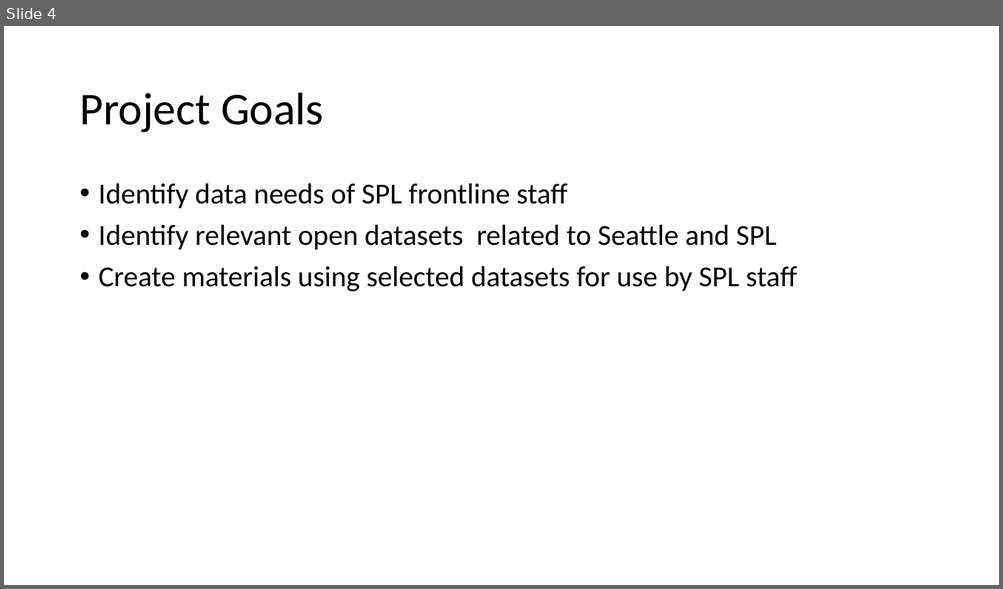
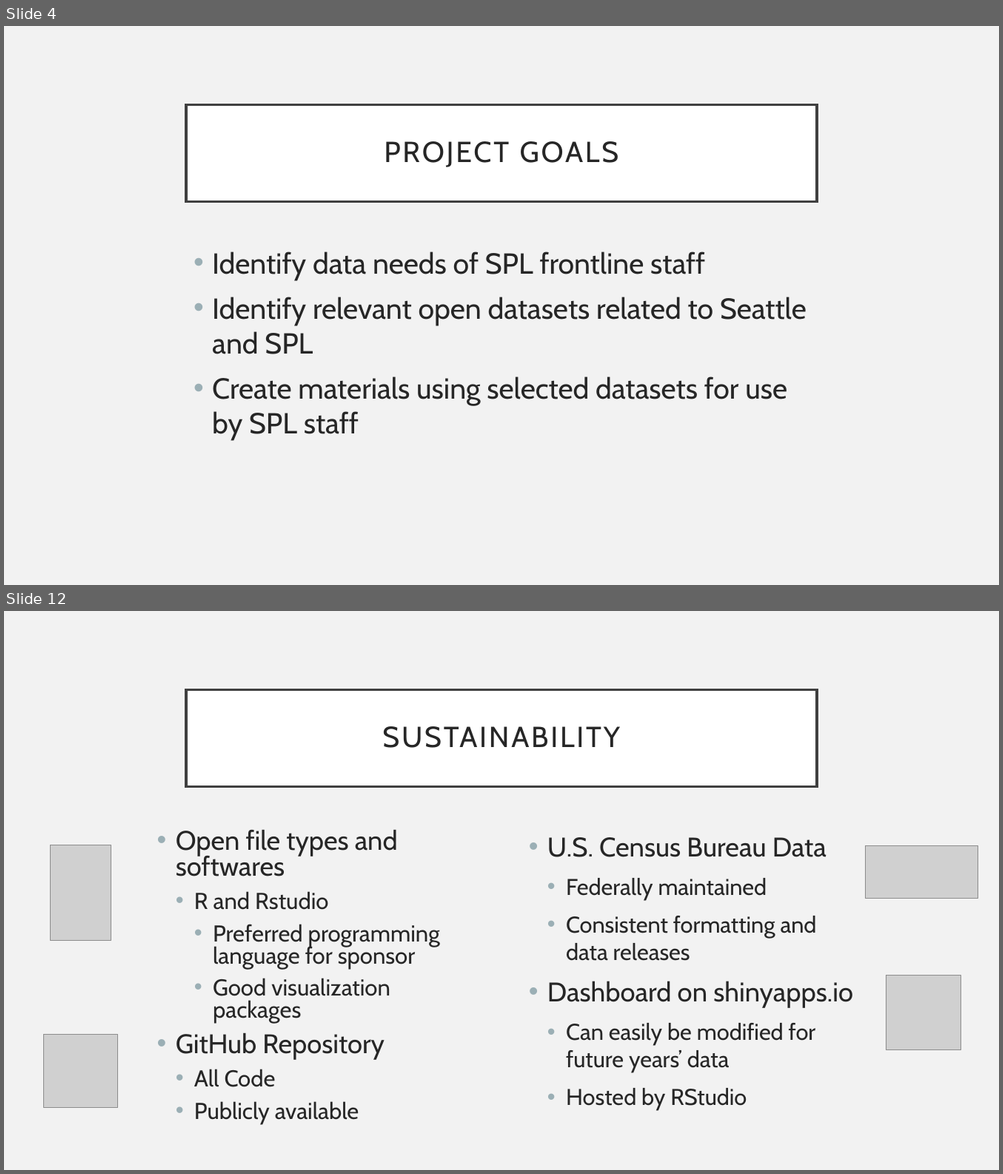
Before and after one commit to OpenDataLiteracy/SPL-KO, a slide deck: ODL_showcasepres.pptx. Shown one above the other, each under a label of ours: slide 4 before the commit, slides 4 and 12 after it; the slides between them are not shown. The pictures are 1003x589 and 1003x1174 pixels, drawn with LibreOffice and Linux fonts; fonts in the diff are those of the drawing; grey boxes stand for pictures. Boxes give left, top, right and bottom in pixels: in the first picture for what was removed or moved away, otherwise in the second. Text is boxed around its words. In the diff, an @@ line names an element or a change of style, - is before the commit and + after.

```diff
--- a/ODL_showcasepres.pptx
+++ b/ODL_showcasepres.pptx
@@ slide 12 added at [4,611,999,1170], background #F2F2F2 @@
@@ title added at [186,689,817,786], fill #FFFFFF, outline #404040 2.5 pt, 28 pt, text #262626 @@
+SUSTAINABILITY
@@ text added at [176,829,440,1125], 22.2 pt, text #262626 @@
+• Open file types and softwares
+  • R and Rstudio
+    • Preferred programming language for sponsor
+    • Good visualization packages
+• GitHub Repository
+  • All Code
+  • Publicly available
@@ picture added at [51,846,111,941] @@
@@ text added at [547,837,853,1111], 22 pt, text #262626 @@
+• U.S. Census Bureau Data
+  • Federally maintained
+  • Consistent formatting and data releases
+• Dashboard on shinyapps.io
+  • Can easily be modified for future years’ data
+  • Hosted by RStudio
@@ picture added at [866,846,978,899] @@
@@ picture added at [886,976,961,1051] @@
@@ picture added at [43,1035,116,1108] @@
@@ slide 4 changed as well @@
@@ background #FFFFFF to #F2F2F2 @@
@@ title "PROJECT GOALS": place and size @@
-title "PROJECT GOALS" at [79,93,324,133]
+title "PROJECT GOALS" at [186,104,817,201]
@@ title "PROJECT GOALS" at [186,104,817,201]: fill none to #FFFFFF; outline none to #404040 2.5 pt @@
@@ title at [384,141,619,167]: text changed; size 44 to 28 pt; font Calibri to Cabin; text colour #000000 to #262626 @@
-Project Goals
+PROJECT GOALS
@@ text "Identify data needs of SPL ...": place and size @@
-text "Identify data needs of SPL ..." at [99,183,797,292]
+text "Identify data needs of SPL ..." at [212,252,806,441]
@@ text "Identify data needs of SPL ..." at [212,252,806,441]: font Calibri to Cabin, text colour #000000 to #262626; line spacing 0.9 to 1 @@
```
Also in this commit, not shown: 10 other slides changed, 3 other slides added, 4 slides removed.
